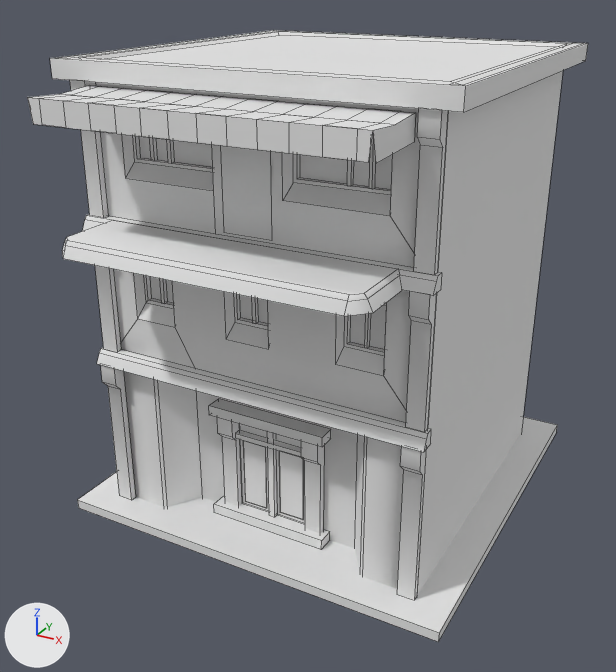
The FBX model Assets/ThirdParty/Toon City/Models/Building_9B.fbx: old version first, new version second.
Rendered twice from a 50 mm lens placed at (11.2, -22.2, 15.8), pointed at (-0.2, -1.5, 5.4). Arrows for +X, +Y and +Z are at lower left; the lights stay in place. Mesh edges are drawn as thin lines. Where no turn or scale is listed for an object, it has been applied to the vertices. Vertices at the same position are counted once.

Names of what the first picture shows: 'Building_9B', 'Shed_9B', 'Window_Lights_9B'.
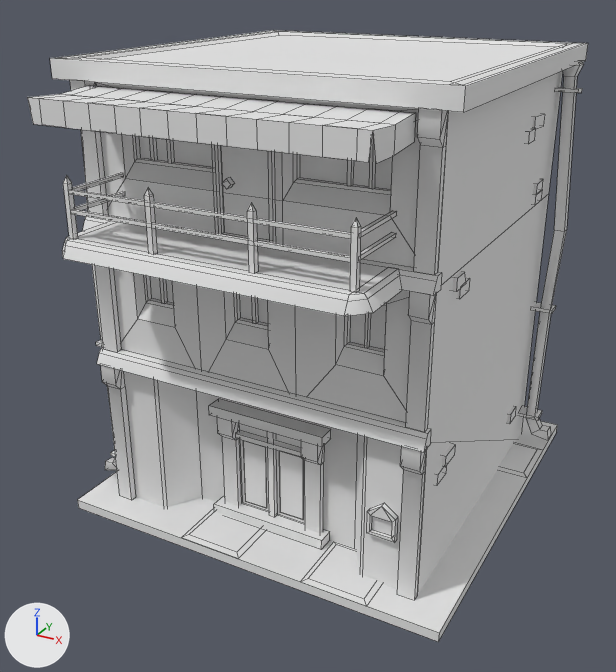
Pixel boxes (x1, y1, x2, y2) of what changed, in the pictures (616 x 672 px):
part 1 of me_mesh_075, added
    after: (222, 177, 234, 189)
part 2 of me_mesh_075, added
    after: (63, 61, 584, 606)

Edits to the bpy script that builds the scene:
```text
Change me_mesh_075:
    used by ob_building_9b; location = (0.0, 0.0, 0.0)
    remove me_mesh_075.from_pydata(...)  # 453 vertices, 232 faces; spans x -6.0..6.0, y -7.45..6.0, z 0.0..13.5
    add me_mesh_075.from_pydata(...)  # 913 vertices, 627 faces; spans x -6.07..6.07, y -7.45..6.0, z 0.0..13.5
    me_mesh_075 part 1: the loose piece of 8 vertices spanning x 0.5..0.76, y 5.08..5.27, z 1.57..1.83 is copied, and the copy is turned -180 degrees about the z axis through its middle, then moved by (-1.11, -10.27, 9.09); it spans x -0.6..-0.35, y -5.18..-5.0, z 10.66..10.92
    me_mesh_075 part 2: 452 vertices added at x -6.07..6.07, y -7.07..5.73, z 0.3..13.07
```
